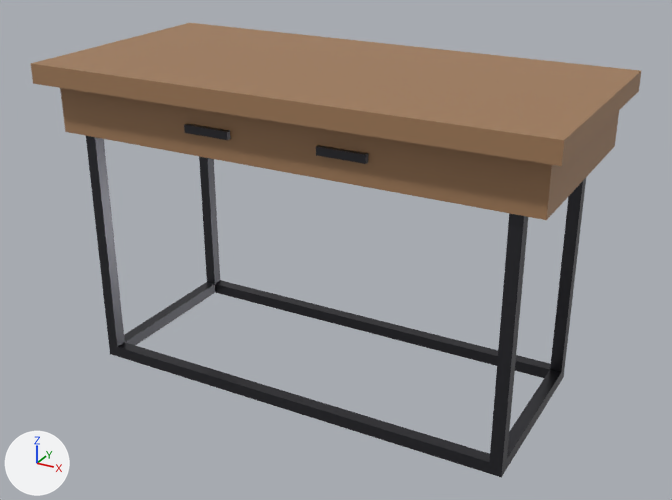
Two versions of the glTF model src/assets/mesa-chocolate.glb, one commit apart.
One viewpoint serves both versions: a 50 mm camera at (0.984, -1.767, 1.201) aimed at (0.02, -0.014, 0.325). Arrows for +X, +Y and +Z are at lower left; the lights stay in place. The first picture is the older version.

Script lines for the objects in view, before the commit:
```python
mat_madera_chocolate = principled_material('Madera chocolate')
mat_madera_chocolate.base_color = (0.36, 0.2, 0.1)  # brown #a27c59
mat_madera_chocolate.roughness = 0.55
me_mesh_0 = bpy.data.meshes.new('Mesh_0')
me_mesh_0.from_pydata(...)  # 76 vertices, 144 faces; spans x -0.6..0.6, y -0.29..0.29, z 0.0..0.75
# faces by material slot: [24, 120]
me_mesh_0.materials.append(mat_madera_chocolate)  # brown #a27c59
me_mesh_0.materials.append(mat_hierro_negro)  # dark grey #4b4b50
ob_mesa_chocolate = bpy.data.objects.new('Mesa chocolate', me_mesh_0)
ob_mesa_chocolate.location = (0.0, 0.0, 0.0)
```
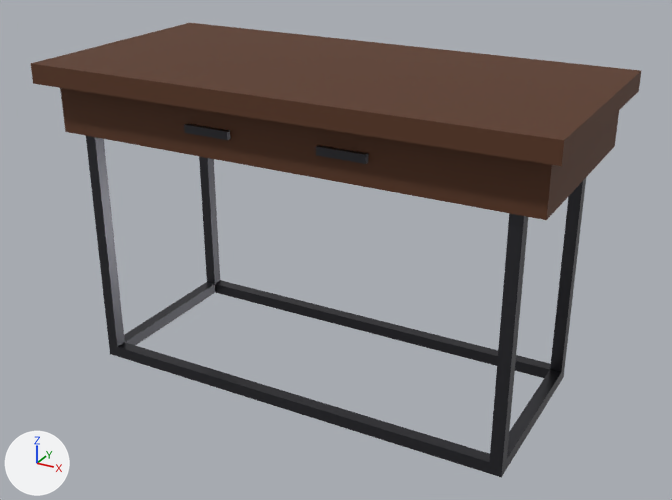
Scene script edits in JSON lines:
```json
{"op": "set", "path": "mat_madera_chocolate.base_color", "old": "(0.36, 0.2, 0.1)", "new": "(0.1, 0.034, 0.012)", "note": "brown #a27c59 -> brown #59341d"}
```

What differs and where, as boxes [x1, y1, x2, y2] in the pictures (672 x 500 px):
```json
{"object": "Mesa chocolate", "change": "recoloured", "before": [31, 23, 641, 220], "after": [31, 23, 641, 220], "on screen": "darker"}
```
